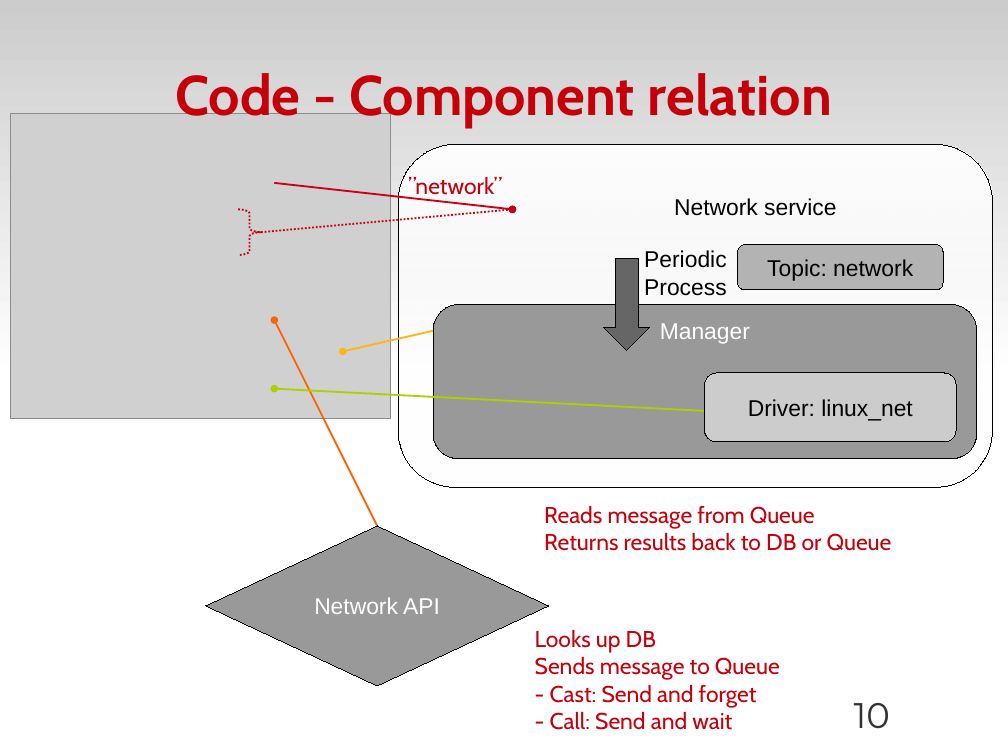
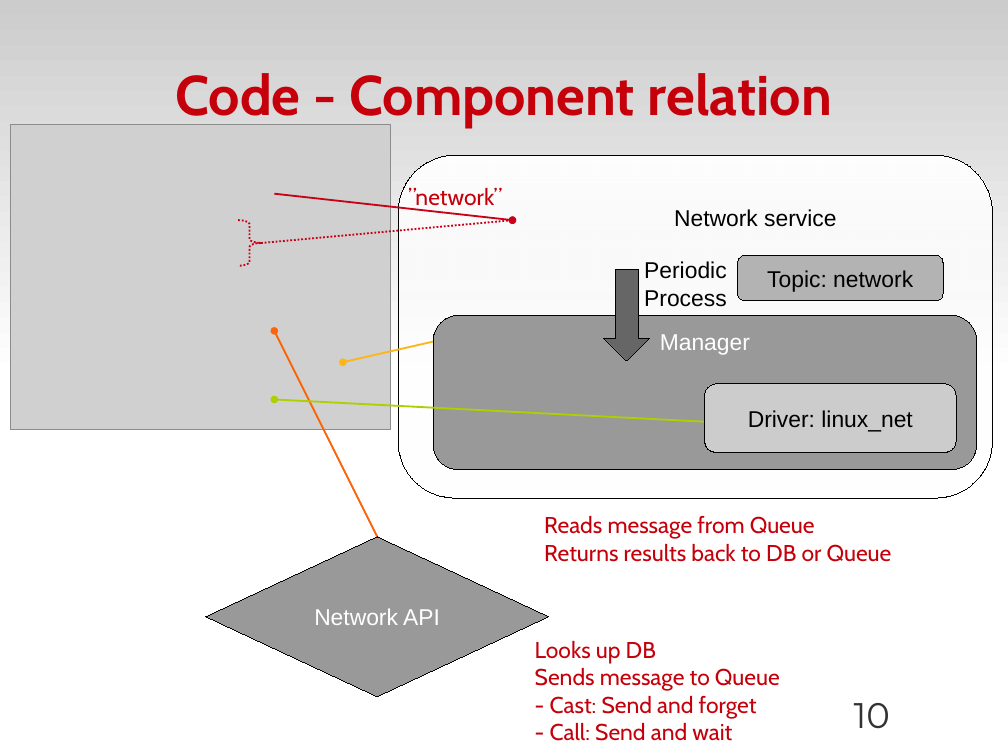
Before and after one commit to zyluo/talk-COSUG-2012, a slide deck: slide 10 of COSUG-2012.odp. Drawn at 1008x756 pixels with LibreOffice and Linux fonts; fonts in the diff are those of the drawing; grey boxes stand for pictures; background and template pictures are left out. Boxes give left, top, right and bottom in pixels: in the first picture for what was removed or moved away, otherwise in the second. Text is boxed around its words. In the diff, an @@ line names an element or a change of style, - is before the commit and + after.

```diff
--- a/COSUG-2012.odp
+++ b/COSUG-2012.odp
@@ 5 arrows, 4 texts, 4 rounded rectangles, 1 picture, 1 diamond, 1 down arrow, 1 freeform shape moved together from (x1=10, y1=114, x2=992, y2=730) to (x1=10, y1=124, x2=992, y2=741) @@
```
Also in this commit, not shown: 9 other slides changed, 1 other file.
